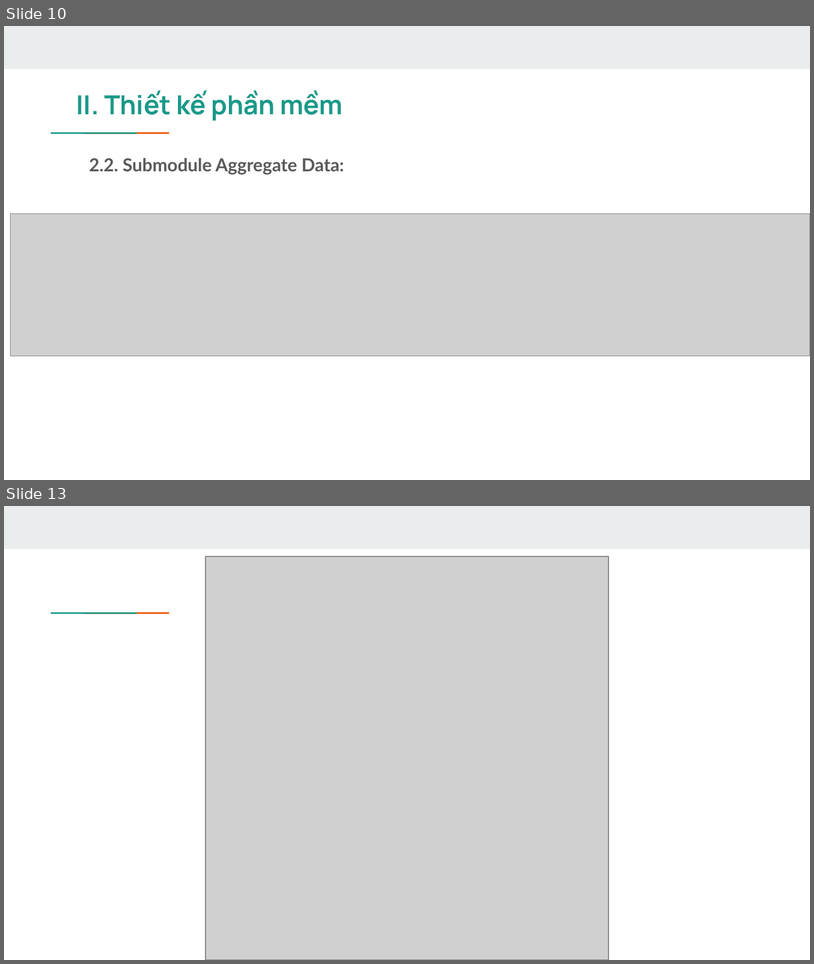
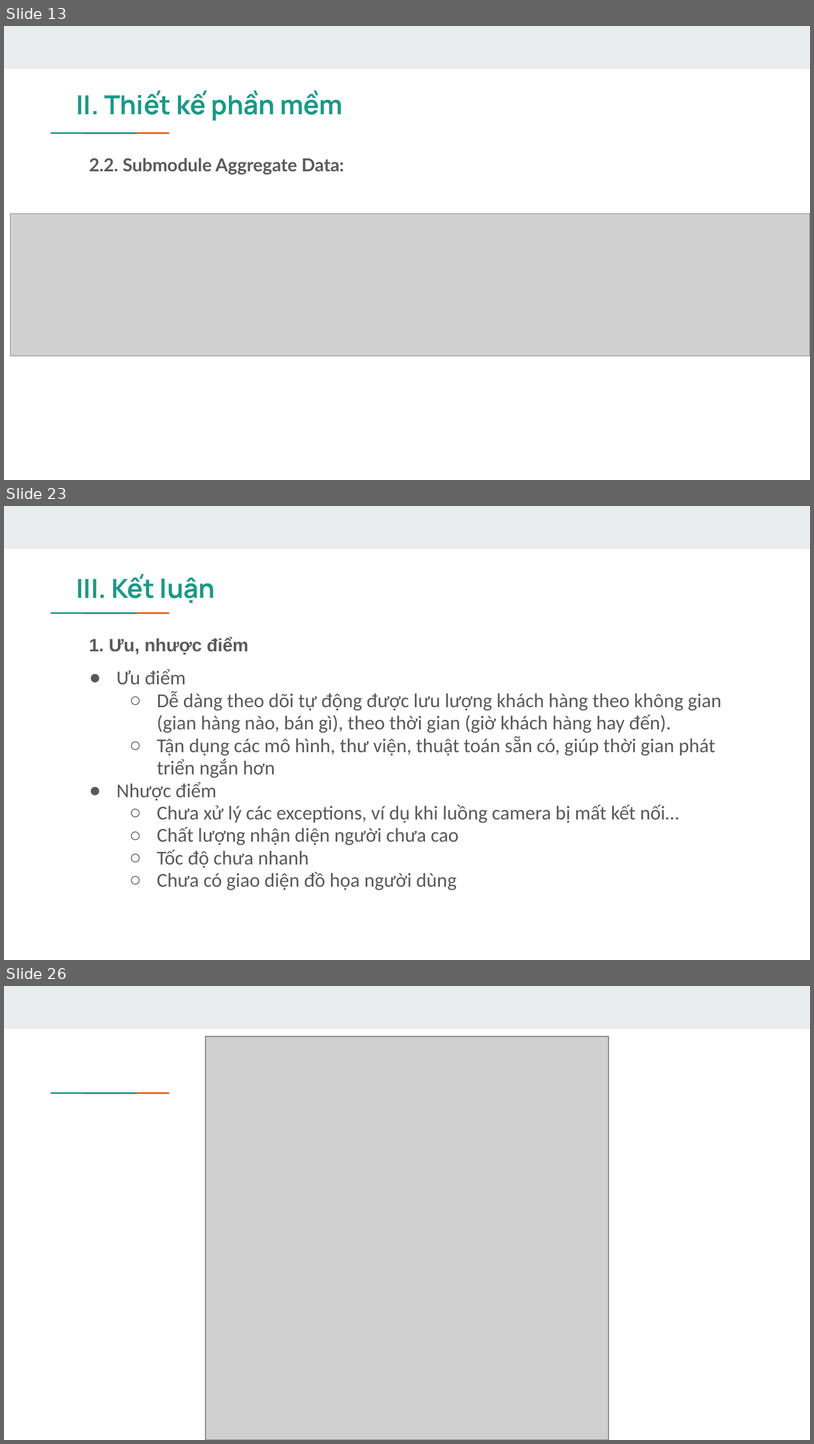
Before and after one commit to hungvm2/retail_store_analytics, a slide deck: Presentation slide.pptx. Shown one above the other, each under a label of ours: slides 10 and 13 before the commit, slides 13, 23 and 26 after it; the slides between them are not shown. The pictures are 814x964 and 814x1444 pixels, drawn with LibreOffice and Linux fonts; fonts in the diff are those of the drawing; grey boxes stand for pictures. Boxes give left, top, right and bottom in pixels: in the first picture for what was removed or moved away, otherwise in the second. Text is boxed around its words. In the diff, an @@ line names an element or a change of style, - is before the commit and + after.

```diff
--- a/Presentation slide.pptx
+++ b/Presentation slide.pptx
@@ slide 23 added at bbox=[4, 506, 810, 960], background #FFFFFF; not listed: 3 template elements that a slide beside it also shows @@
@@ title added at bbox=[77, 574, 215, 603], 23.4 pt, text #1A9988, bold @@
+III. Kết luận
@@ text added at bbox=[89, 637, 249, 655], 16 pt, text #595959, bold @@
+1. Ưu, nhược điểm
@@ text added at bbox=[117, 669, 722, 890], 17.6 pt, text #595959 @@
+● Ưu điểm
+  ○ Dễ dàng theo dõi tự động được lưu lượng khách hàng theo không gian (gian hàng nào, bán gì), theo thời gian (giờ khách hàng hay đến).
+  ○ Tận dụng các mô hình, thư viện, thuật toán sẵn có, giúp thời gian phát triển ngắn hơn
+  ● Nhược điểm
+  ○ Chưa xử lý các exceptions, ví dụ khi luồng camera bị mất kết nối…
+  ○ Chất lượng nhận diện người chưa cao
+  ○ Tốc độ chưa nhanh
+  ○ Chưa có giao diện đồ họa người dùng
@@ what was slide 10 is now slide 13 @@
@@ what was slide 13 is now slide 26 @@
```
Also in this commit, not shown: 5 slides changed, 14 other slides added, 2 slides removed, 16 other files.
